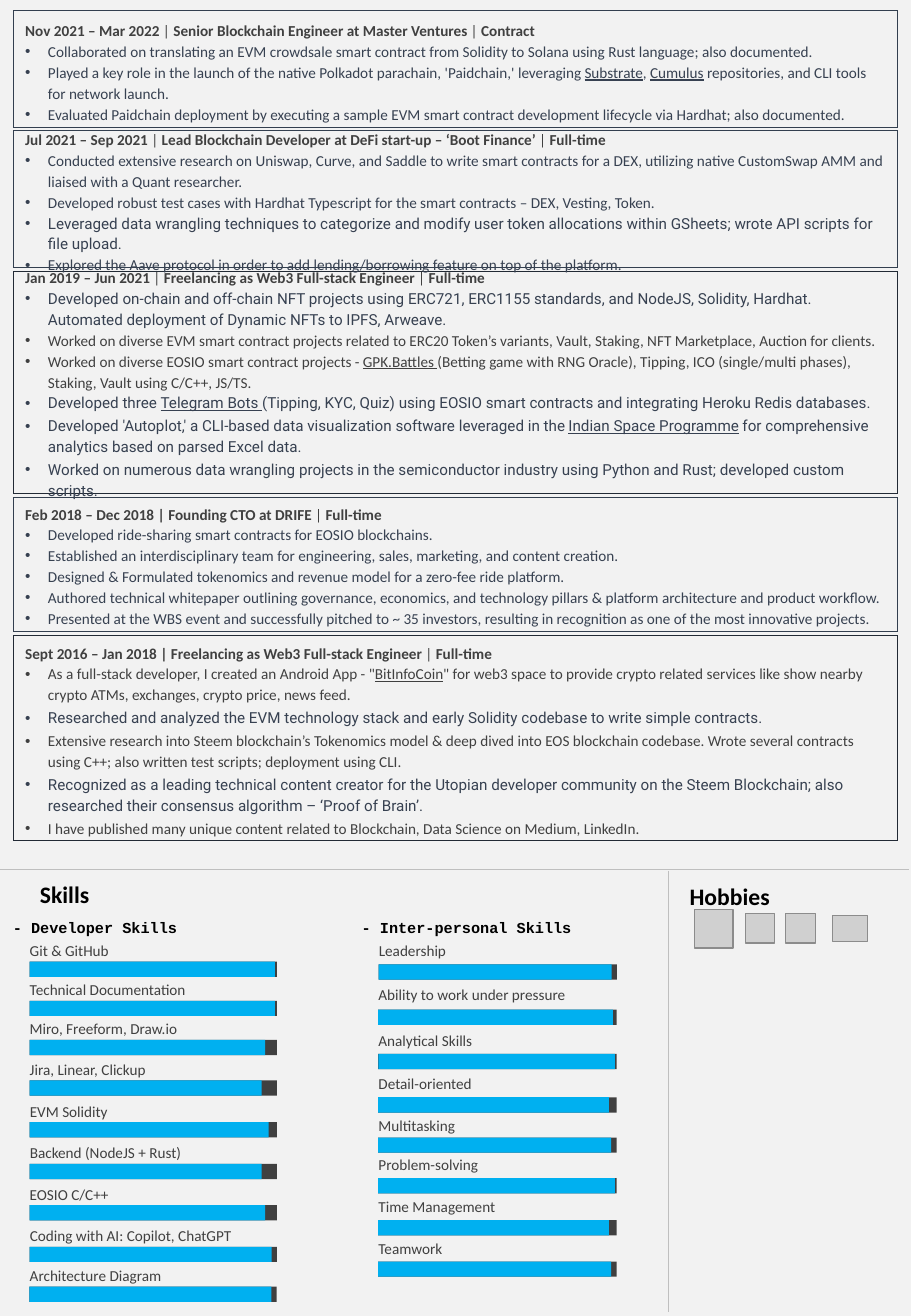
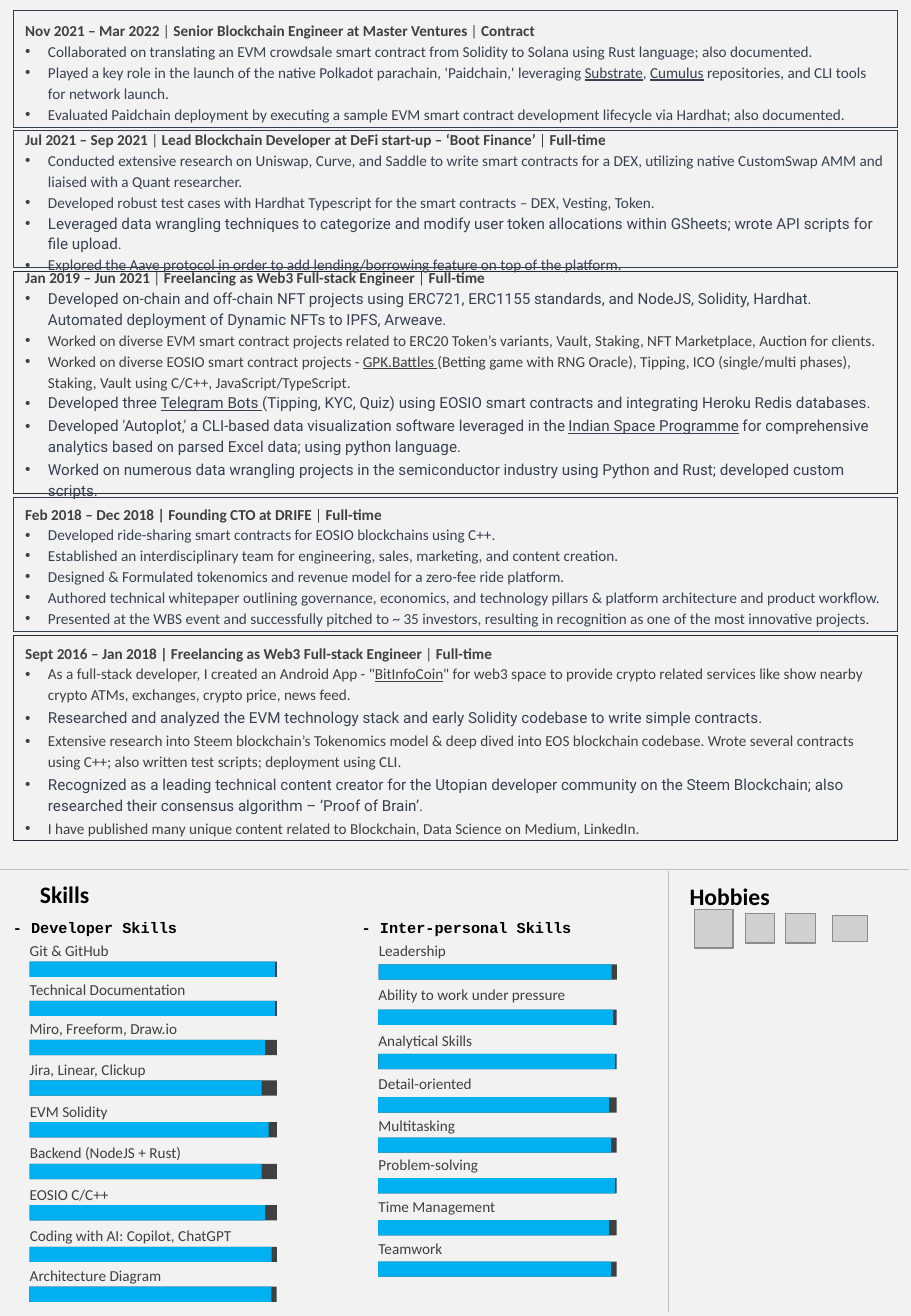
Before and after one commit to abhi3700/my_resume, a slide deck: slide 2 of my_resume_v2.pptx. Drawn at 911x1316 pixels with LibreOffice and Linux fonts; fonts in the diff are those of the drawing; grey boxes stand for pictures; background and template pictures are left out. Boxes give left, top, right and bottom in pixels: in the first picture for what was removed or moved away, otherwise in the second. Text is boxed around its words. In the diff, an @@ line names an element or a change of style, - is before the commit and + after.

```diff
--- a/my_resume_v2.pptx
+++ b/my_resume_v2.pptx
@@ text in rectangle at bbox=[48, 356, 851, 391]: text changed @@
-• Worked on diverse EOSIO smart contract projects - GPK.Battles (Betting game with RNG Oracle), Tipping, ICO (single/multi phases), Staking, Vault using C/C++, JS/TS.
+• Worked on diverse EOSIO smart contract projects - GPK.Battles (Betting game with RNG Oracle), Tipping, ICO (single/multi phases), Staking, Vault using C/C++, JavaScript/TypeScript.
@@ text in rectangle at bbox=[48, 419, 868, 455]: text changed @@
-• Developed 'Autoplot,' a CLI-based data visualization software leveraged in the Indian Space Programme for comprehensive analytics based on parsed Excel data.
+• Developed 'Autoplot,' a CLI-based data visualization software leveraged in the Indian Space Programme for comprehensive analytics based on parsed Excel data; using python language.
@@ text in rectangle at bbox=[48, 529, 495, 543]: text changed @@
-• Developed ride-sharing smart contracts for EOSIO blockchains.
+• Developed ride-sharing smart contracts for EOSIO blockchains using C++.
```
Also in this commit, not shown: 1 other slide changed, 1 other file.
